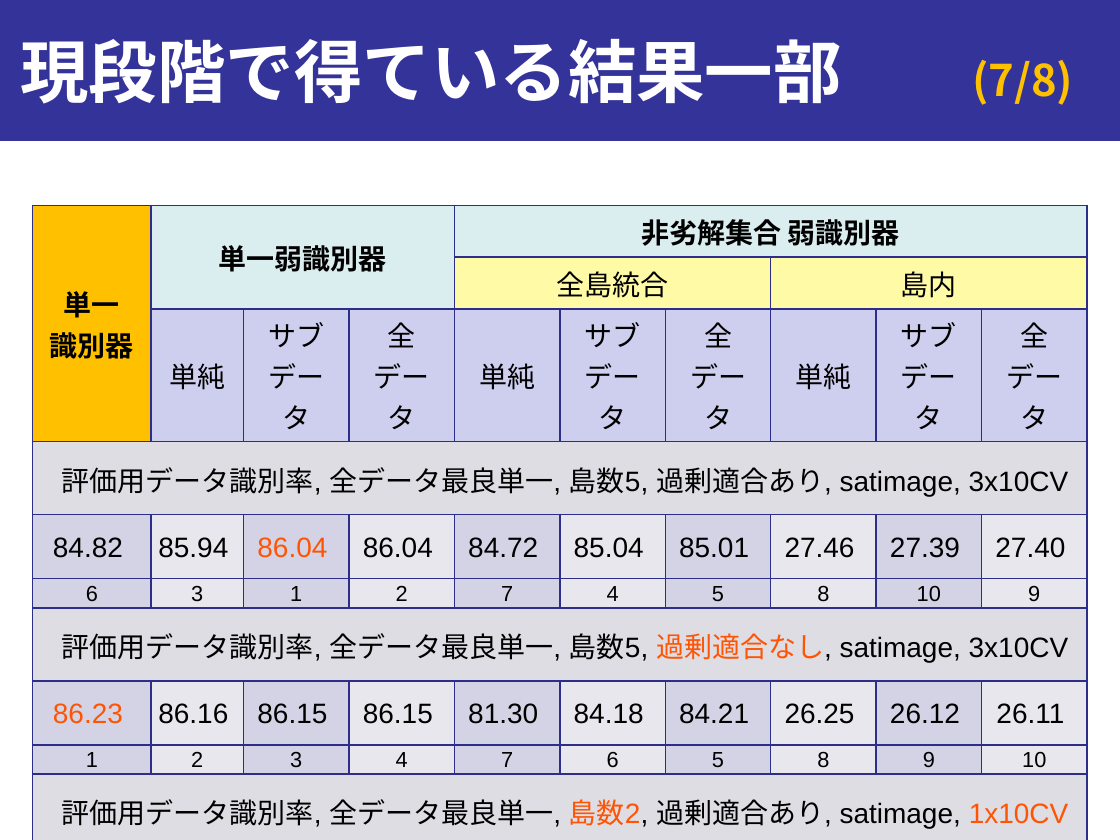
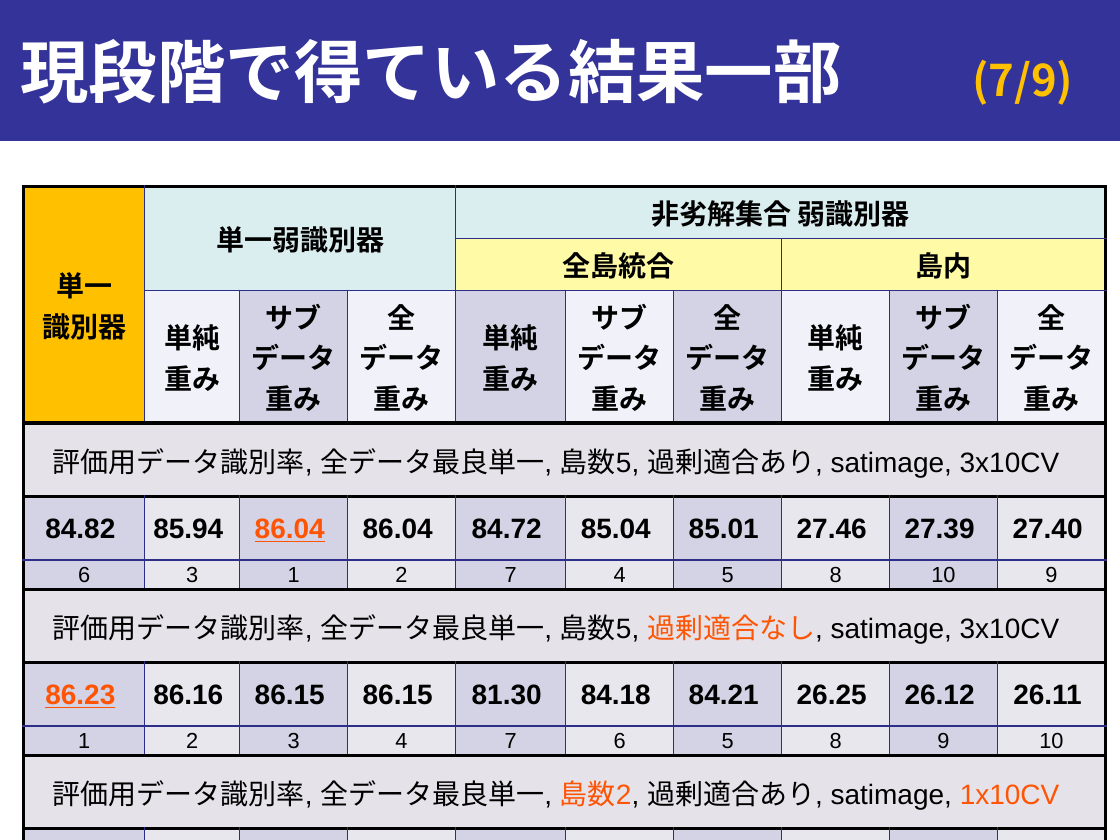
Before and after one commit to onikUone/Junior_slides, a slide deck: slide 7 of 進捗報告_第2回_20190115.pptx. Drawn at 1120x840 pixels with LibreOffice and Linux fonts; fonts in the diff are those of the drawing. Boxes give left, top, right and bottom in pixels: in the first picture for what was removed or moved away, otherwise in the second. Text is boxed around its words. In the diff, an @@ line names an element or a change of style, - is before the commit and + after.

Commit message:
1/15 13:24

```diff
--- a/進捗報告_第2回_20190115.pptx
+++ b/進捗報告_第2回_20190115.pptx
@@ page number at [972,60,1073,105]: text changed @@
-(7/8)
+(7/9)
@@ table at [24,187,1102,813] @@
-row 3:  | 単純 | サブデータ | 全データ | 単純 | サブデータ | 全データ | 単純 | サブデータ | 全データ
+row 3:  | 単純 / 重み | サブデータ / 重み | 全 / データ / 重み | 単純 / 重み | サブデータ / 重み | 全 / データ / 重み | 単純 / 重み | サブデータ / 重み | 全 / データ / 重み
@@ fill #CECEEF to #CECEEF at 27% opacity in 5 cells @@
@@ fill #CECEEF to #D3D3E5 in 4 cells @@
@@ fill #DFDDE4 to #DFDDE4 at 80% opacity in 3 cells @@
@@ bold on in "全島統合", "島内", "84.82", "85.94" and 28 more places @@
@@ underline on in "86.04", "86.23", "86.57" @@
@@ borders changed @@
@@ table: place and size @@
-table at [32,205,1086,832]
+table at [24,187,1102,813]
```
Also in this commit, not shown: 2 other slides changed, 1 slide added.
